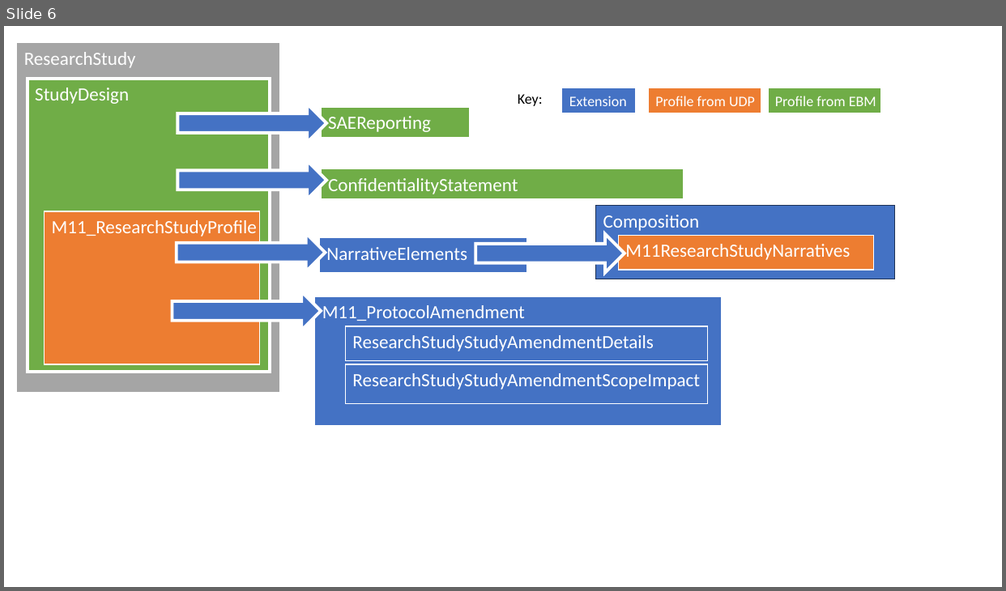
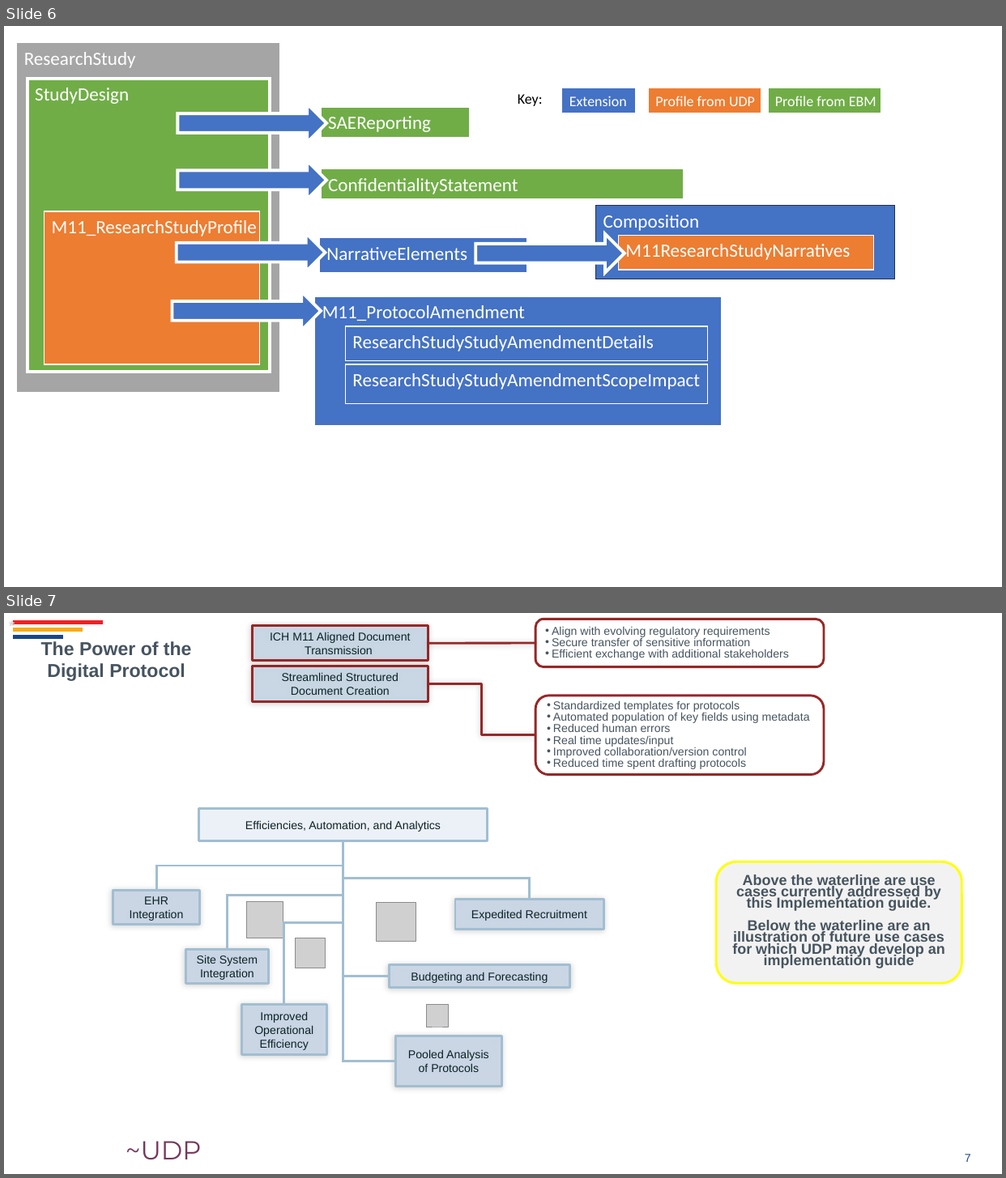
Before and after one commit to HL7/vulcan-udp-ig, a slide deck: input/images-source/Images.pptx. Shown one above the other, each under a label of ours: slide 6 before the commit, slides 6 and 7 after it. The pictures are 1006x591 and 1006x1178 pixels, drawn with LibreOffice and Linux fonts; fonts in the diff are those of the drawing; grey boxes stand for pictures; background and template pictures are left out. Boxes give left, top, right and bottom in pixels: in the first picture for what was removed or moved away, otherwise in the second. Text is boxed around its words. In the diff, an @@ line names an element or a change of style, - is before the commit and + after.

```diff
--- a/input/images-source/Images.pptx
+++ b/input/images-source/Images.pptx
@@ slide 7 added at [4,613,1002,1174], background picture (left out) @@
@@ text added at [4,613,36,635], 14 pt, text #D9D9D9, bold @@
+*
@@ line added from (13, 622) to (103, 622), #EC2227 3.5 pt @@
@@ line added from (13, 629) to (83, 629), #FBA919 3.5 pt @@
@@ rectangle added at [253,626,428,661], fill #C2D6E7 at 73% opacity, outline #972727 2.25 pt, 11 pt, text #0C2126 @@
+ICH M11 Aligned Document Transmission
@@ rounded rectangle added at [535,619,824,667], fill #FFFFFF, outline #972727 2.25 pt, 11 pt, text #46545F @@
+• Align with evolving regulatory requirements
+• Secure transfer of sensitive information
+• Efficient exchange with additional stakeholders
@@ line added from (13, 637) to (63, 637), #184786 3.5 pt @@
@@ text added at [41,641,192,681], 18 pt, text #46545F, bold @@
+The Power of the Digital Protocol
@@ line added from (428, 643) to (535, 643), #972727 2.25 pt @@
@@ rectangle added at [253,666,428,701], fill #C2D6E7 at 73% opacity, outline #972727 2.25 pt, 11 pt, text #0C2126 @@
+Streamlined Structured Document Creation
@@ elbow line added from (428, 683) to (535, 735), #972727 2.25 pt @@
@@ rounded rectangle added at [535,696,824,775], fill #FFFFFF, outline #972727 2.25 pt, 11 pt, text #46545F @@
+• Standardized templates for protocols
+• Automated population of key fields using metadata
+• Reduced human errors
+• Real time updates/input
+• Improved collaboration/version control
+• Reduced time spent drafting protocols
@@ rectangle added at [198,809,488,841], fill #E9EFF6 at 85% opacity, outline #A3BED1 2.25 pt, 11 pt, text #0C2126 @@
+Efficiencies, Automation, and Analytics
@@ elbow line added from (343, 841) to (157, 891), #A3BED1 2.25 pt @@
@@ elbow line added from (343, 841) to (227, 950), #A3BED1 2.25 pt @@
@@ elbow line added from (343, 841) to (284, 1004), #A3BED1 2.25 pt @@
@@ elbow line added from (343, 841) to (530, 900), #A3BED1 2.25 pt @@
@@ elbow line added from (343, 841) to (389, 977), #A3BED1 2.25 pt @@
@@ elbow line added from (343, 841) to (396, 1062), #A3BED1 2.25 pt @@
@@ rounded rectangle added at [717,862,962,983], fill #F2F2F2, outline #FFFF00 2.25 pt, 14 pt, text #46545F, bold @@
+Above the waterline are use cases currently addressed by this Implementation guide.
+Below the waterline are an illustration of future use cases for which UDP may develop an implementation guide
@@ rectangle added at [113,891,200,924], fill #C7D6E8 at 80% opacity, outline #A3BED1 2.25 pt, 11 pt, text #0C2126 @@
+EHR Integration
@@ picture added at [246,902,283,938] @@
@@ picture added at [376,903,415,942] @@
@@ rectangle added at [455,900,603,929], fill #C7D6E8 at 80% opacity, outline #A3BED1 2.25 pt, 11 pt, text #0C2126 @@
+Expedited Recruitment
@@ rectangle added at [186,950,268,983], fill #C7D6E8 at 80% opacity, outline #A3BED1 2.25 pt, 11 pt, text #0C2126 @@
+Site System Integration
@@ picture added at [296,939,325,969] @@
@@ rectangle added at [389,965,570,987], fill #C7D6E8 at 80% opacity, outline #A3BED1 2.25 pt, 11 pt, text #0C2126 @@
+Budgeting and Forecasting
@@ rectangle added at [242,1004,327,1055], fill #C7D6E8 at 80% opacity, outline #A3BED1 2.25 pt, 11 pt, text #0C2126 @@
+Improved Operational Efficiency
@@ picture added at [426,1004,449,1027] @@
@@ rectangle added at [396,1036,502,1087], fill #C7D6E8 at 80% opacity, outline #A3BED1 2.25 pt, 11 pt, text #0C2126 @@
+Pooled Analysis of Protocols
@@ text added at [126,1141,201,1160], 25 pt, text gradient #DB252E to #76375B to #29447D @@
+~UDP
@@ page number added at [965,1154,971,1162], 11 pt, text #184786 @@
+7
```
Also in this commit, not shown: 9 other files.
